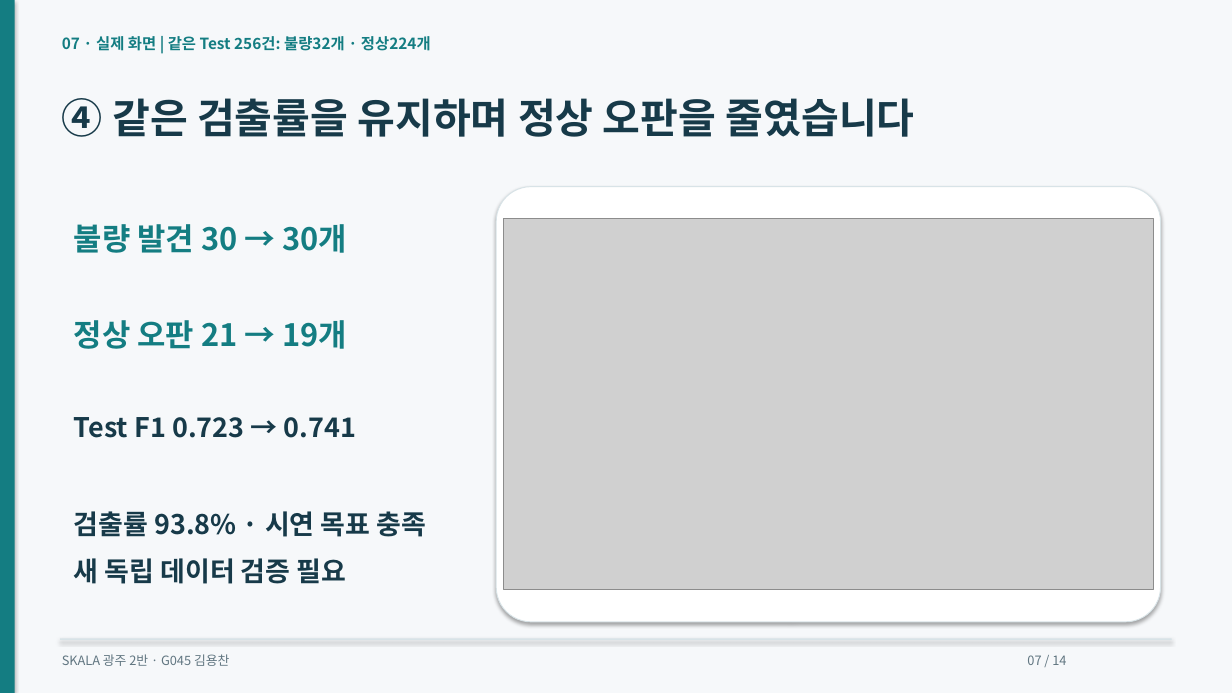
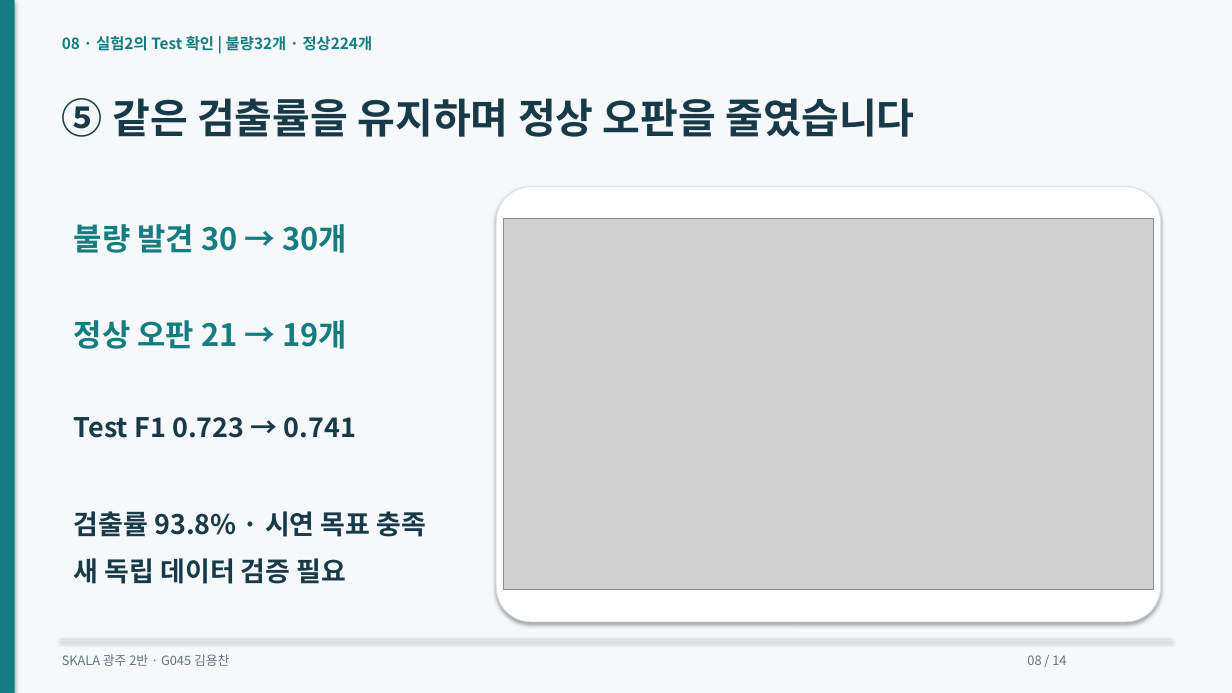
Before and after one commit to dragonchan95/Semiconductor-AI-Agent, a slide deck: slide 8 of docs/G045_Semiconductor_Agent.pptx (slide 7 before the commit). Drawn at 1232x693 pixels with LibreOffice and Linux fonts; fonts in the diff are those of the drawing; grey boxes stand for pictures. Boxes give left, top, right and bottom in pixels: in the first picture for what was removed or moved away, otherwise in the second. Text is boxed around its words. In the diff, an @@ line names an element or a change of style, - is before the commit and + after.

```diff
--- a/docs/G045_Semiconductor_Agent.pptx
+++ b/docs/G045_Semiconductor_Agent.pptx
@@ text at bbox=[62, 36, 373, 51]: text changed @@
-07 · 실제 화면 | 같은 Test 256건: 불량32개 · 정상224개
+08 · 실험2의 Test 확인 | 불량32개 · 정상224개
@@ text at bbox=[62, 98, 915, 137]: text changed @@
-④ 같은 검출률을 유지하며 정상 오판을 줄였습니다
+⑤ 같은 검출률을 유지하며 정상 오판을 줄였습니다
@@ text at bbox=[1027, 655, 1066, 665]: text changed @@
-07 / 14
+08 / 14
```
Also in this commit, not shown: 8 other slides changed, 1 slide added, 1 slide removed, 53 other files.
